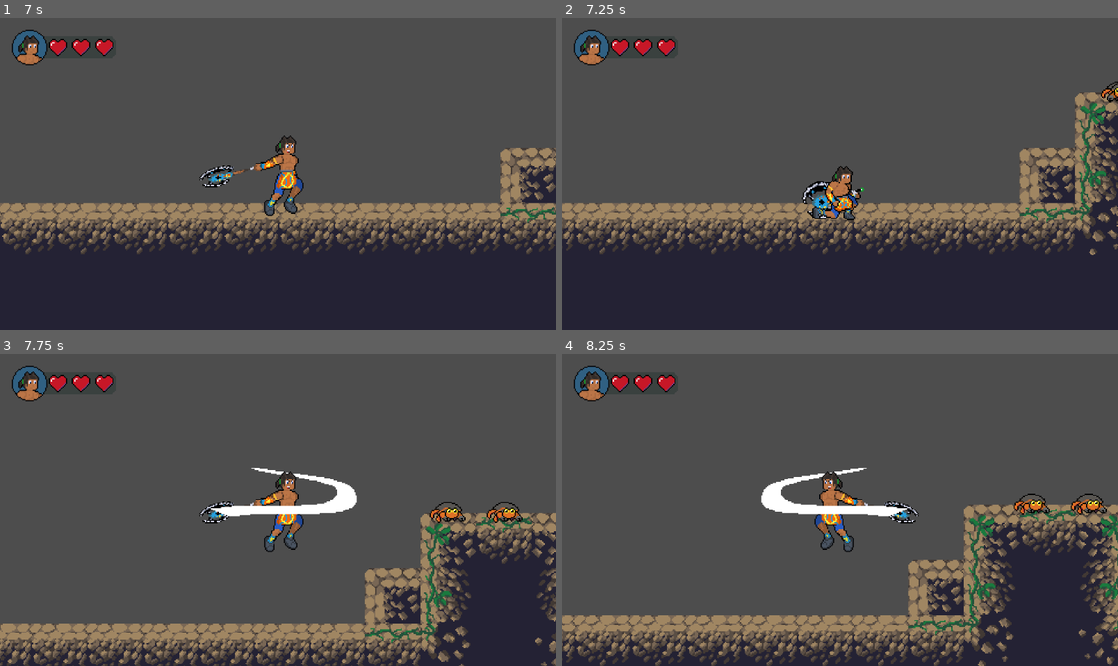
Above: before the commit, frames 1-4 (two rows, left to right).
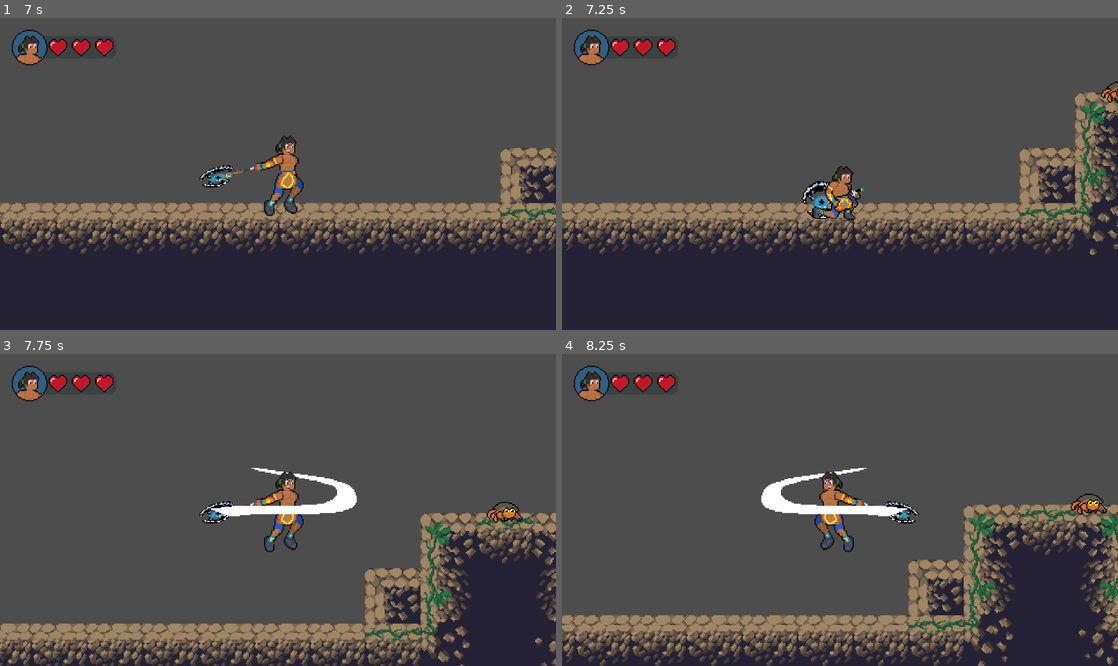
Above: after the commit, the same moments.

Repository: chrisosami86/Kaulana---The-Gods-of-Ukulele
Game: Godot game, scene res://scenes/Control/game_over_screen.tscn
Same seed, same stepped clock (60 frames per second), same inputs: the game is played once before the commit and once after it. This scene is started directly instead of the project's main scene.
Inputs (mouse positions are in pixels of both pictures, inside the frame that each line leads up to):
- Up to frame 1 (7 s): tap Enter (ui_accept) every 0.75 s from 0.5 to 4.25 s; move the mouse to (250, 236) at 0.52 s; hold Down (crouched) 0.53-1.28 s; hold Right (move_right) 0.53-2.03 s; tap Keypad 4 (attack) at 0.6, 1.55, 2.1, 3.05, 3.6, 4.55, 5.1, 6.05, 6.6 s; click (250, 236) at 0.67 s; tap Keypad 2 (jump) at 0.77, 1.52, 3.02, 3.77, 4.52, 6.02, 6.77 s; move the mouse to (444, 220) at 1.27 s; tap Down (crouched) every 1.5 s from 1.35 to 5.85 s; move the mouse to (111, 127) at 2.02 s; hold Down (crouched) 2.03-2.78 s; hold Left (move_left) 2.03-4.28 s; move the mouse to (305, 174) at 2.77 s; click (305, 174) at 2.92 s; move the mouse to (194, 96) at 3.52 s; hold Down (crouched) 3.53-4.28 s; move the mouse to (400, 158) at 4.27 s; hold Right (move_right) from 4.28 s (still down); move the mouse to (166, 189) at 5.02 s; hold Down (crouched) 5.03-5.78 s; click (166, 189) at 5.17 s; move the mouse to (333, 105) at 5.77 s; move the mouse to (250, 236) at 6.52 s; hold Down (crouched) from 6.53 s (still down)
- Up to frame 2 (7.25 s): keep holding Right (move_right); keep holding Down (crouched)
- Up to frame 3 (7.75 s): keep holding Right (move_right); move the mouse to (444, 556) at 7.27 s; release Down (crouched) at 7.28 s; tap Down (crouched) at 7.35 s; click (444, 556) at 7.42 s; tap Keypad 2 (jump) at 7.52 s; tap Keypad 4 (attack) at 7.55 s
- Up to frame 4 (8.25 s): move the mouse to (673, 463) at 8.02 s; release Right (move_right) at 8.03 s; hold Left (move_left) from 8.03 s (still down); hold Down (crouched) from 8.03 s (still down); tap Keypad 4 (attack) at 8.1 s

Frame 1 is identical in both runs. In frame 2, less than 0.1% of the frame differs, in the area x 98-100%, y 20-27%; in frame 3, 0.2%; in frame 4, 0.2%, in the area x 81-88%, y 44-52%.

Commit message:
Añadiendo comportamiento para objeto coleccionable

Diff:
--- a/project.godot
+++ b/project.godot
@@ -22,6 +22,10 @@
 window/size/window_width_override=1280
 window/size/window_height_override=720
 window/stretch/mode="canvas_items"
+
+[global_group]
+
+i_heart=""
 
 [input]
 
--- /dev/null
+++ b/scenes/items/heart_item.gd
@@ -0,0 +1,13 @@
+class_name HeartItems
+
+extends RigidBody2D
+
+
+
+
+func _process(delta: float) -> void:
+	pass
+
+
+func destroid():
+	queue_free()
--- /dev/null
+++ b/scenes/items/heart_item.tscn
@@ -0,0 +1,46 @@
+[gd_scene load_steps=7 format=3 uid="uid://ymvyw5wkv3fx"]
+
+[ext_resource type="Script" uid="uid://cyvgnxbcuqjub" path="res://scenes/items/heart_item.gd" id="1_jokir"]
+[ext_resource type="Texture2D" uid="uid://dceels4ki13ru" path="res://assets/sprites/items/heart.png" id="1_xgmx2"]
+
+[sub_resource type="AtlasTexture" id="AtlasTexture_jokir"]
+atlas = ExtResource("1_xgmx2")
+region = Rect2(0, 0, 18, 18)
+
+[sub_resource type="AtlasTexture" id="AtlasTexture_s1ak3"]
+atlas = ExtResource("1_xgmx2")
+region = Rect2(18, 0, 18, 18)
+
+[sub_resource type="SpriteFrames" id="SpriteFrames_2jmqr"]
+animations = [{
+"frames": [{
+"duration": 1.0,
+"texture": SubResource("AtlasTexture_jokir")
+}, {
+"duration": 1.0,
+"texture": SubResource("AtlasTexture_s1ak3")
+}],
+"loop": true,
+"name": &"idle",
+"speed": 10.0
+}]
+
+[sub_resource type="RectangleShape2D" id="RectangleShape2D_jokir"]
+size = Vector2(12, 13)
+
+[node name="HeartItem" type="RigidBody2D" groups=["i_heart"]]
+position = Vector2(1, 0)
+collision_layer = 16
+collision_mask = 3
+script = ExtResource("1_jokir")
+metadata/_edit_group_ = true
+
+[node name="AnimatedSprite2D" type="AnimatedSprite2D" parent="."]
+sprite_frames = SubResource("SpriteFrames_2jmqr")
+animation = &"idle"
+autoplay = "idle"
+frame_progress = 0.205266
+
+[node name="CollisionShape2D" type="CollisionShape2D" parent="."]
+position = Vector2(0, 0.5)
+shape = SubResource("RectangleShape2D_jokir")
--- a/scenes/map/area_tutorial/area_tutorial.tscn
+++ b/scenes/map/area_tutorial/area_tutorial.tscn
@@ -6,6 +6,7 @@
 [ext_resource type="PackedScene" uid="uid://bps4e1143ffge" path="res://scenes/ui/hud.tscn" id="4_0gb6d"]
 [ext_resource type="PackedScene" uid="uid://cv3ex84nef3kv" path="res://scenes/Enemies/world/spike.tscn" id="5_fayl8"]
 [ext_resource type="PackedScene" uid="uid://c443ythutsurv" path="res://scenes/Enemies/enemy_one.tscn" id="6_oag8l"]
+[ext_resource type="PackedScene" uid="uid://ymvyw5wkv3fx" path="res://scenes/items/heart_item.tscn" id="7_1flni"]
 
 [node name="AreaTutorial" type="Node2D"]
 script = ExtResource("1_ntp1g")
@@ -29,5 +30,8 @@
 [node name="EnemyOne" parent="." instance=ExtResource("6_oag8l")]
 position = Vector2(610, 125)
 
-[node name="EnemyOne2" parent="." instance=ExtResource("6_oag8l")]
-position = Vector2(563, 126)
+[node name="HeartItem" parent="." instance=ExtResource("7_1flni")]
+position = Vector2(1116, 226)
+
+[node name="HeartItem2" parent="." instance=ExtResource("7_1flni")]
+position = Vector2(868, 228)
--- a/scenes/player/player.gd
+++ b/scenes/player/player.gd
@@ -130,3 +130,19 @@
 	if animated_sprite.animation == "attack" or animated_sprite.animation == "jump-attack" or animated_sprite.animation == "crouched-attack":
 		is_attacking = false
 		collision_attack.disabled = true
+
+
+
+
+
+func _on_hurt_box_body_entered(body: Node2D) -> void:
+	if body.is_in_group('i_heart'):
+		if health < 3:
+			health += 1
+			get_tree().current_scene.get_node("HUD").update_hearts(health, max_health)
+			body.queue_free()
+		else :
+			body.queue_free()
+
+	if body.name == "EnemyOne":
+		take_damage(1)
--- a/scenes/player/player.tscn
+++ b/scenes/player/player.tscn
@@ -318,7 +318,10 @@
 [sub_resource type="RectangleShape2D" id="RectangleShape2D_0owmy"]
 size = Vector2(46, 44)
 
-[node name="Player" type="CharacterBody2D"]
+[sub_resource type="RectangleShape2D" id="RectangleShape2D_5gtgg"]
+size = Vector2(30, 68)
+
+[node name="Player" type="CharacterBody2D" groups=["i_heart"]]
 collision_layer = 2
 collision_mask = 25
 script = ExtResource("1_p47bc")
@@ -328,7 +331,7 @@
 
 [node name="AnimatedSprite2D" type="AnimatedSprite2D" parent="."]
 sprite_frames = SubResource("SpriteFrames_5gtgg")
-animation = &"crouched-attack"
+animation = &"idle"
 autoplay = "idle"
 
 [node name="CollisionShape2D" type="CollisionShape2D" parent="."]
@@ -349,4 +352,13 @@
 shape = SubResource("RectangleShape2D_0owmy")
 disabled = true
 
+[node name="HurtBox" type="Area2D" parent="."]
+collision_layer = 2
+collision_mask = 24
+
+[node name="CollisionShape2D" type="CollisionShape2D" parent="HurtBox"]
+position = Vector2(5, 0)
+shape = SubResource("RectangleShape2D_5gtgg")
+
 [connection signal="animation_finished" from="AnimatedSprite2D" to="." method="_on_animated_sprite_2d_animation_finished"]
+[connection signal="body_entered" from="HurtBox" to="." method="_on_hurt_box_body_entered"]
--- a/spike.gd
+++ b/spike.gd
@@ -4,4 +4,4 @@
 # Se dispara cuando algo entra en el área de colisión
 func _on_body_entered(body: Node) -> void:
 	if body.is_in_group("player"):
-		body.take_damage(1)  # Llamamos la función de daño del jugador
+		body.take_damage(1)
Binary file added: assets/sprites/items/heart.png
Not shown, added: assets/sprites/items/heart.png.import
Not shown, added: scenes/items/heart_item.gd.uid
Not shown: 1 places in scenes/map/area_tutorial/area_tutorial.tscn that only renumber resources
Not shown: 1 places in scenes/player/player.tscn that only renumber resources
